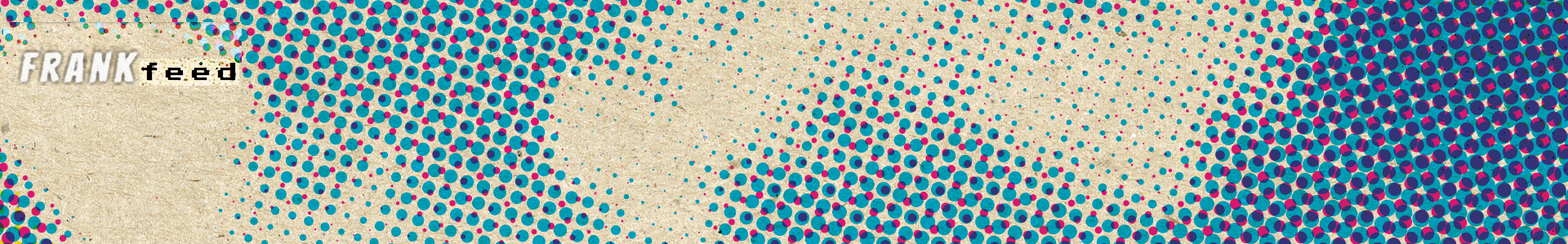
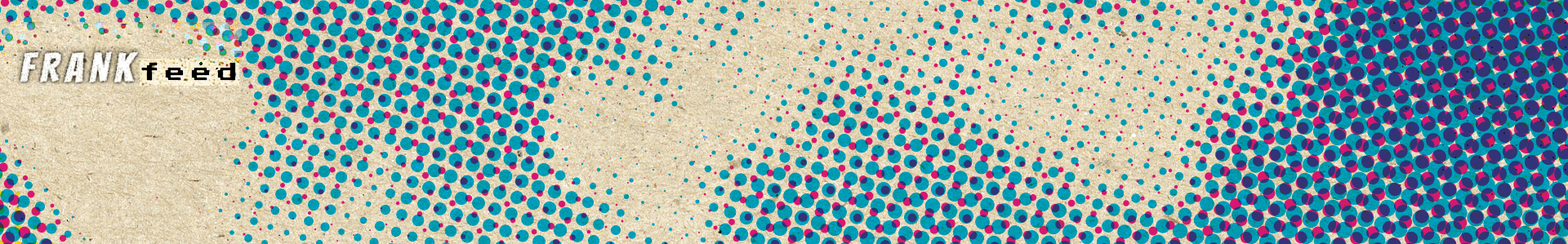
Before/after of a 1568px x 244px layered artwork. What changed in the layer stack:
hid "Layer 1 copy 4" over [16, 45, 144, 86]
added layer "Layer 1 copy 7" (linear burn, 98%) above "Layer 1" over [15, 45, 143, 85]
painted on "Layer 1" over [3, 22, 242, 86]
